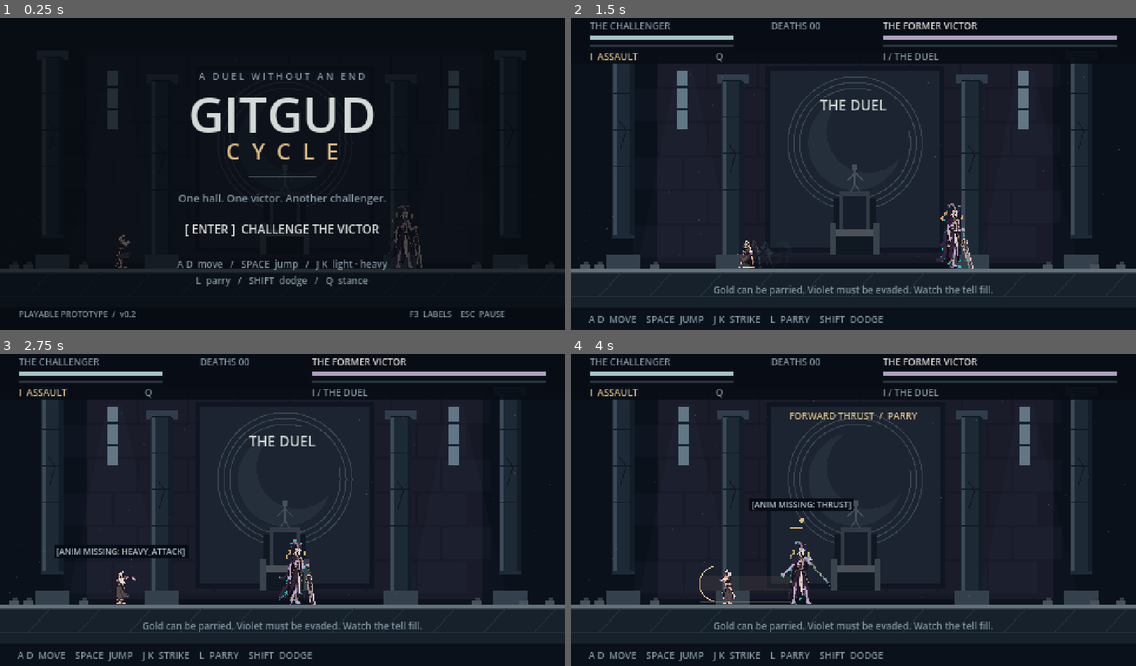
Above: before the commit, frames 1-4 (two rows, left to right).
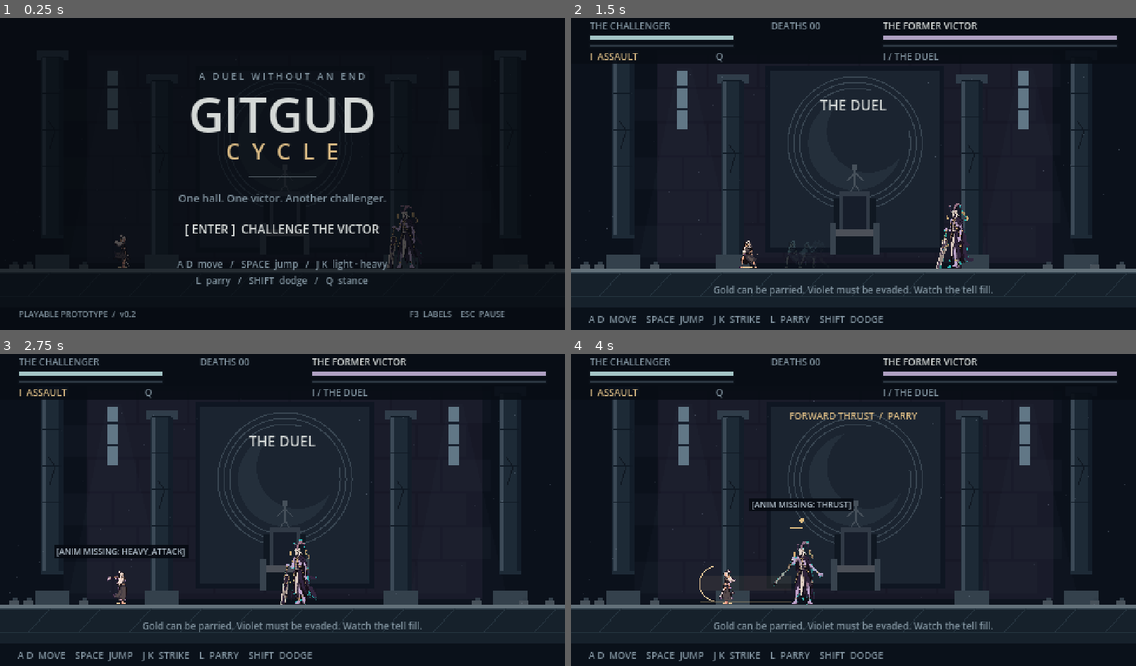
Above: after the commit, the same moments.

Repository: vtiposhnik/gitgud-cycle
Game: Godot game, scene res://scenes/main.tscn
The game is run twice, just before and just after one commit, with the same random seed, the same clock (stepped at 60 frames per second) and the same inputs.
Inputs:
- Up to frame 1 (0.25 s): no input
- Up to frame 2 (1.5 s): tap Enter (confirm) at 0.5, 0.6 s; hold D (move_right) 0.53-1.28 s; tap Space (jump) at 0.77 s; hold A (move_left) from 1.28 s (still down); tap Shift (dodge) at 1.35 s
- Up to frame 3 (2.75 s): tap Space (jump) at 1.52 s; release A (move_left) at 2.03 s; hold D (move_right) from 2.03 s (still down); tap K (heavy) at 2.1 s
- Up to frame 4 (4 s): tap J (light) at 2.85 s; tap Space (jump) at 3.02, 3.77 s; release D (move_right) at 3.53 s; hold A (move_left) from 3.53 s (still down); tap L (parry) at 3.6 s

The runs differ from the first frame. In frame 1, 0.4% of the frame differs, in the area x 20-75%, y 60-81%; in frame 2, 0.8%, in the area x 29-72%, y 59-81%; in frame 3, 0.8%; in frame 4, 0.7%.

Commit message:
Correct source facing for both character sprite sets

Diff:
--- a/assets/characters/animations.json
+++ b/assets/characters/animations.json
@@ -1,7 +1,7 @@
 {
   "challenger": {
     "pixel_divisor": 2,
-    "faces_right": false,
+    "faces_right": true,
     "animations": {
       "idle": {
         "file": "chally_idle.png",
@@ -200,7 +200,7 @@
   },
   "boss": {
     "pixel_divisor": 1,
-    "faces_right": false,
+    "faces_right": true,
     "animations": {
       "idle": {
         "file": "boss_idle.png",
--- a/tests/animation_test.gd
+++ b/tests/animation_test.gd
@@ -36,11 +36,15 @@
 	await frames(12)
 	check(pv.sprite.frame != prior_frame, "idle animation actually advances")
 	p.facing = 1
+	b.facing = 1
 	pv.update_animation()
-	check(pv.sprite.flip_h, "left-facing source mirrors when fighter faces right")
+	bv.update_animation()
+	check(not pv.sprite.flip_h and not bv.sprite.flip_h, "both right-facing sources remain unflipped when facing right")
 	p.facing = -1
+	b.facing = -1
 	pv.update_animation()
-	check(not pv.sprite.flip_h, "source orientation restored facing left")
+	bv.update_animation()
+	check(pv.sprite.flip_h and bv.sprite.flip_h, "both right-facing sources mirror when facing left")
 	check(pv.sprite.offset == Vector2(-16,-31) and bv.sprite.offset.y == -57, "feet anchors account for per-sheet dimensions")
 	p.begin_attack("light")
 	pv.update_animation()
Binary file changed: docs/screenshots/v02/dash.png
Binary file changed: docs/screenshots/v02/defeat.png
Binary file changed: docs/screenshots/v02/duel.png
Binary file changed: docs/screenshots/v02/inheritance.png
Binary file changed: docs/screenshots/v02/labels-hidden.png
Binary file changed: docs/screenshots/v02/parry.png
Binary file changed: docs/screenshots/v02/slash.png
Binary file changed: docs/screenshots/v02/title.png
Not shown, changed: docs/ANIMATION_STATUS.md
